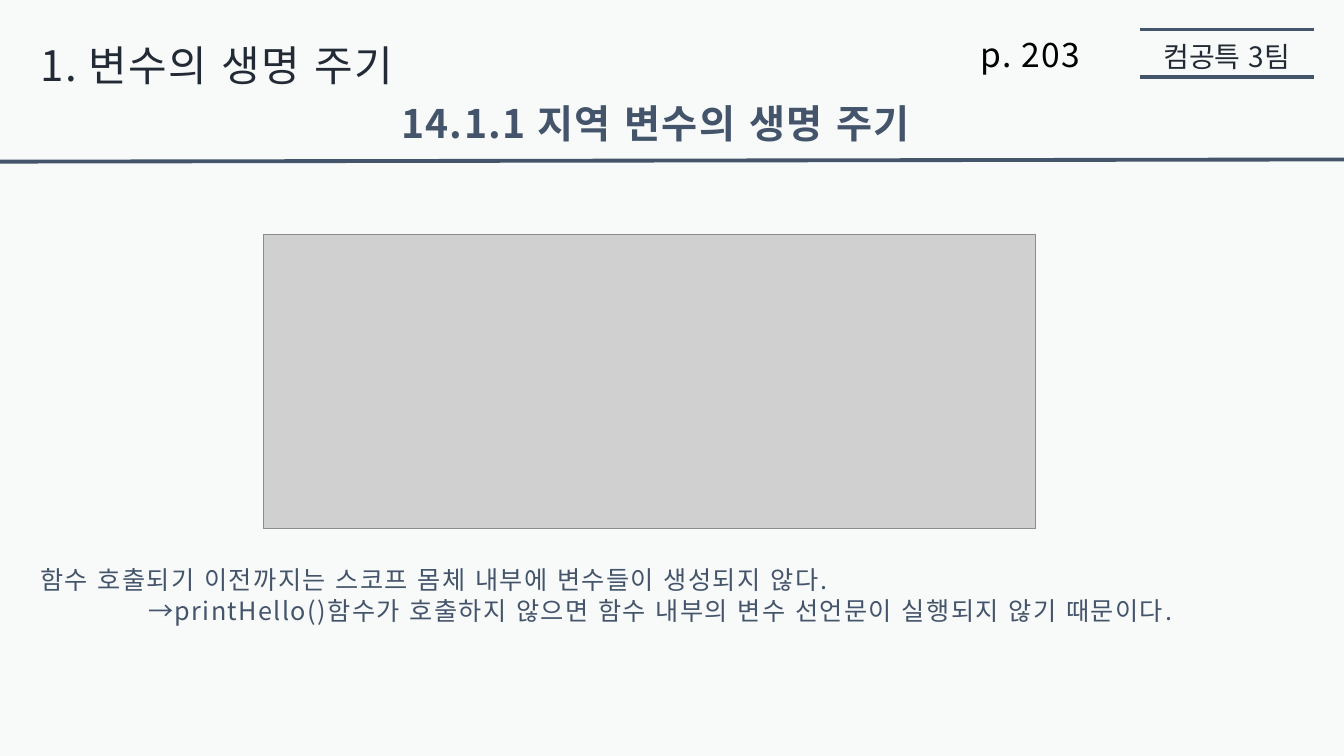
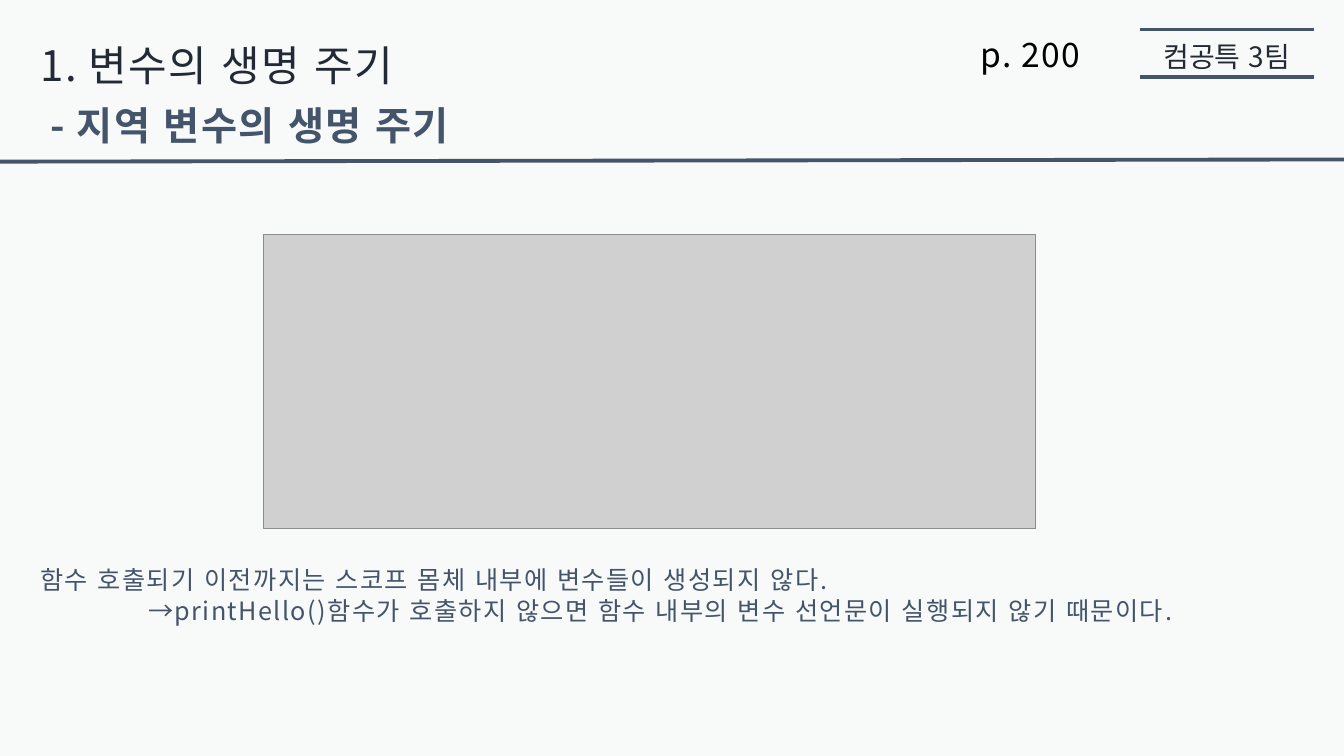
Before and after one commit to jaehoo1/Modern-JavaScript-Deep-Dive, a slide deck: slide 4 of 10. 전역 변수의 문제점/presentation10/Alisherka7/전역 변수의 문제점 - 알레셰르.pptx. Drawn at 1344x756 pixels with LibreOffice and Linux fonts; fonts in the diff are those of the drawing; grey boxes stand for pictures. Boxes give left, top, right and bottom in pixels: in the first picture for what was removed or moved away, otherwise in the second. Text is boxed around its words. In the diff, an @@ line names an element or a change of style, - is before the commit and + after.

```diff
--- a/10. 전역 변수의 문제점/presentation10/Alisherka7/전역 변수의 문제점 - 알레셰르.pptx
+++ b/10. 전역 변수의 문제점/presentation10/Alisherka7/전역 변수의 문제점 - 알레셰르.pptx
@@ text at bbox=[980, 42, 1081, 75]: text changed @@
-p. 203
+p. 200
@@ text at bbox=[77, 107, 448, 144]: text changed @@
-14.1.1 지역 변수의 생명 주기
+- 지역 변수의 생명 주기
```
Also in this commit, not shown: 8 other slides changed, 2 slides removed.
